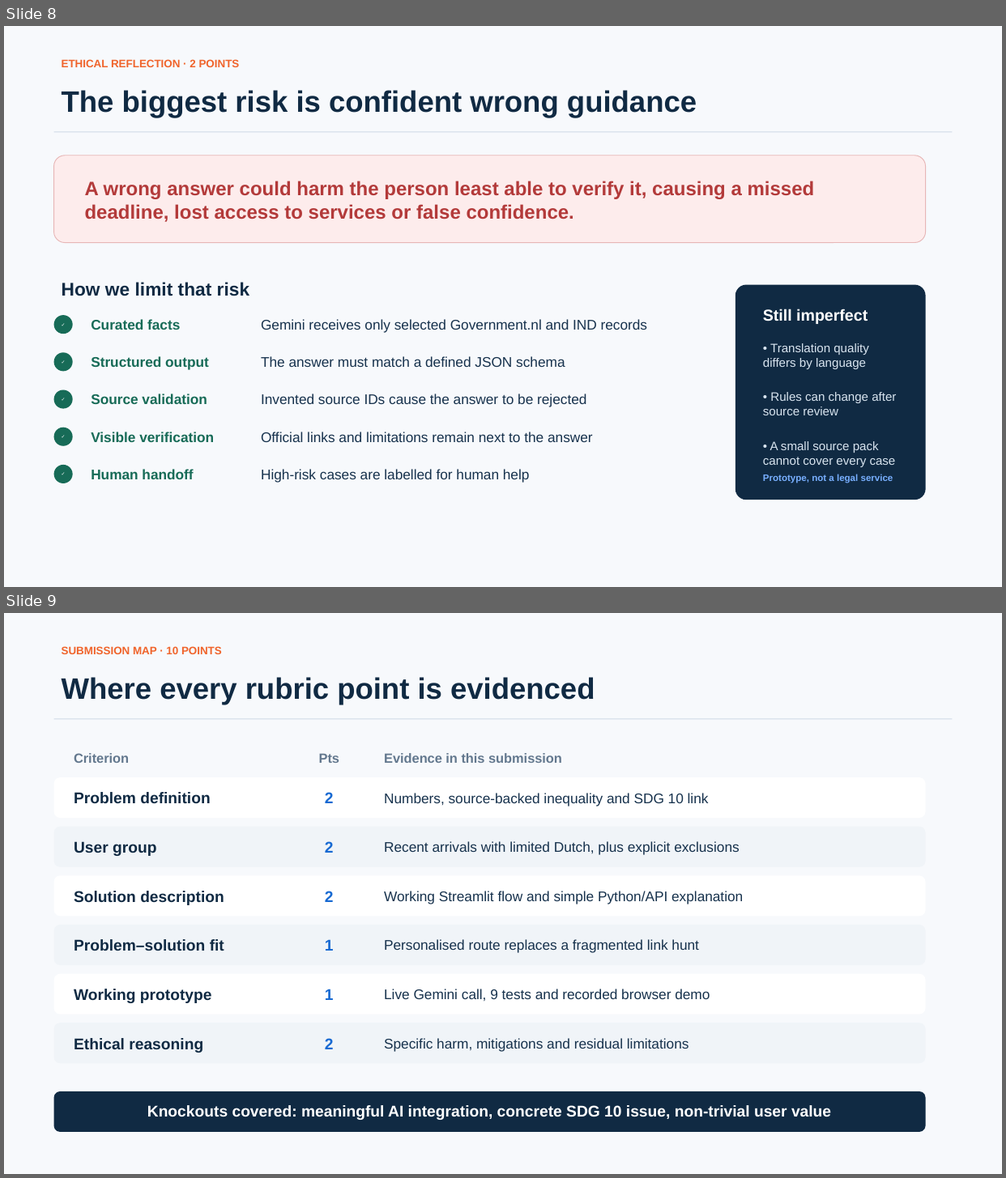
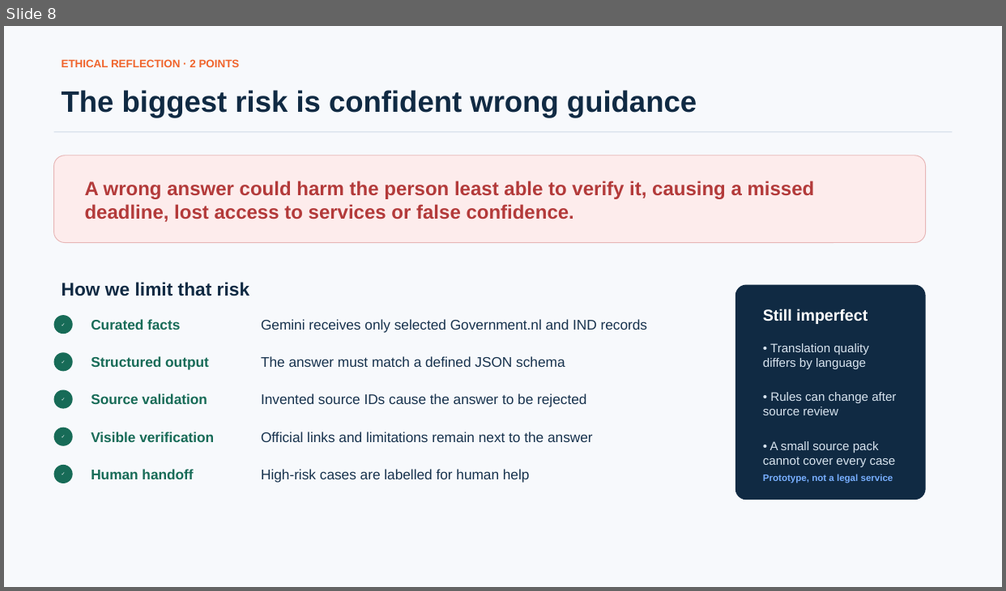
Before and after one commit to Maxlopez02/ai4g-portfolio-MaxLopez, a slide deck: Term 1/Week 3/hackathon/presentation/MigrationHelp-Hackathon-3-final.pptx. Shown one above the other, each under a label of ours: slides 8 and 9 before the commit, slide 8 after it. The pictures are 1006x1178 and 1006x591 pixels, drawn with LibreOffice and Linux fonts; fonts in the diff are those of the drawing. Boxes give left, top, right and bottom in pixels: in the first picture for what was removed or moved away, otherwise in the second. Text is boxed around its words. In the diff, an @@ line names an element or a change of style, - is before the commit and + after.

Commit message:
Remove redundant rubric summary slide

```diff
--- a/Term 1/Week 3/hackathon/presentation/MigrationHelp-Hackathon-3-final.pptx
+++ b/Term 1/Week 3/hackathon/presentation/MigrationHelp-Hackathon-3-final.pptx
@@ slide 9 removed at [4,613,1002,1174], background #F7F9FC @@
@@ text removed at [62,646,222,654] @@
-SUBMISSION MAP · 10 POINTS
@@ text removed at [62,677,594,705] @@
-Where every rubric point is evidenced
@@ line removed from (54, 719) to (953, 719) @@
@@ text removed at [74,753,129,763] @@
-Criterion
@@ text removed at [319,753,339,763] @@
-Pts
@@ text removed at [384,753,562,763] @@
-Evidence in this submission
@@ rounded rectangle removed at [54,777,927,818] @@
@@ text removed at [74,792,210,803] @@
-Problem definition
@@ text removed at [325,792,334,803] @@
-2
@@ text removed at [384,793,709,806] @@
-Numbers, source-backed inequality and SDG 10 link
@@ rounded rectangle removed at [54,826,927,867] @@
@@ text removed at [74,841,156,856] @@
-User group
@@ text removed at [325,841,334,853] @@
-2
@@ text removed at [384,841,739,855] @@
-Recent arrivals with limited Dutch, plus explicit exclusions
@@ rounded rectangle removed at [54,875,927,916] @@
@@ text removed at [74,891,224,905] @@
-Solution description
@@ text removed at [325,891,334,902] @@
-2
@@ text removed at [384,891,743,905] @@
-Working Streamlit flow and simple Python/API explanation
@@ rounded rectangle removed at [54,925,927,965] @@
@@ text removed at [74,939,224,951] @@
-Problem–solution fit
@@ text removed at [325,939,334,951] @@
-1
@@ text removed at [384,939,699,953] @@
-Personalised route replaces a fragmented link hunt
@@ rounded rectangle removed at [54,973,927,1014] @@
@@ text removed at [74,989,212,1003] @@
-Working prototype
@@ text removed at [325,989,334,1000] @@
-1
@@ text removed at [384,989,710,1002] @@
-Live Gemini call, 9 tests and recorded browser demo
@@ rounded rectangle removed at [54,1023,927,1063] @@
@@ text removed at [74,1038,203,1053] @@
-Ethical reasoning
@@ text removed at [325,1038,334,1050] @@
-2
@@ text removed at [384,1038,689,1052] @@
-Specific harm, mitigations and residual limitations
@@ rounded rectangle removed at [54,1093,927,1132] @@
@@ text removed at [147,1105,831,1120] @@
-Knockouts covered: meaningful AI integration, concrete SDG 10 issue, non-trivial user value
```
Also in this commit, not shown: 1 other file.
